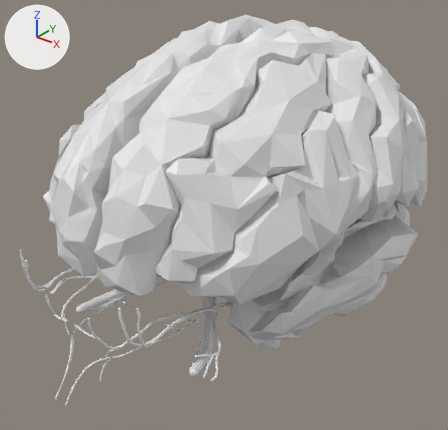
One commit to the glTF model web/public/models3d/nervioso.glb: the scene before it, then after it.
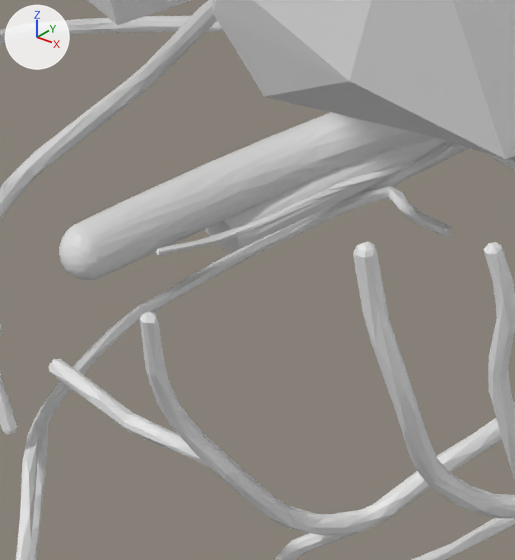
The first picture shows the older version from a 50 mm camera at (0.1481, -0.1787, 1.7461) aimed at (-0.0047, 0.0124, 1.6276). The close-ups show the older and then the newer version on the part from 15% to 31% of the width and 64% to 82% of the height of that picture. Only the edits that show in the close-ups are written down. Every picture has the same lights, and +X, +Y and +Z are marked at upper left. Where no turn or scale is listed for an object, it has been applied to the vertices.

In view in the first close-up: 'cerebro', 'nervio-optico', 'nervio-trigemino'.
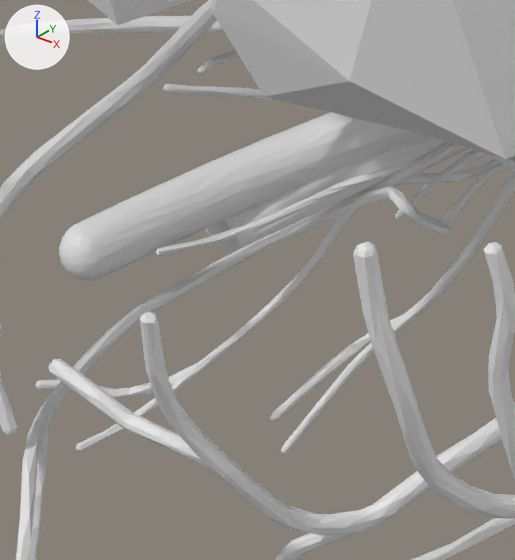
The change in detail:
Mesh me_nervio_oculomotor is new.
It has 2449 vertices, 4882 faces and spans x -0.0384..0.0384, y -0.0493..-0.0134, z 1.5839..1.6135.
Object 'nervio-oculomotor' (ob_nervio_oculomotor) is new; it shows me_nervio_oculomotor.
Its location is (0.0, 0.0, 0.0).

What differs and where, as boxes (x1, y1, x2, y2) in the close-ups (515 x 560 px):
'nervio-oculomotor', added: after (36, 50, 515, 454)
